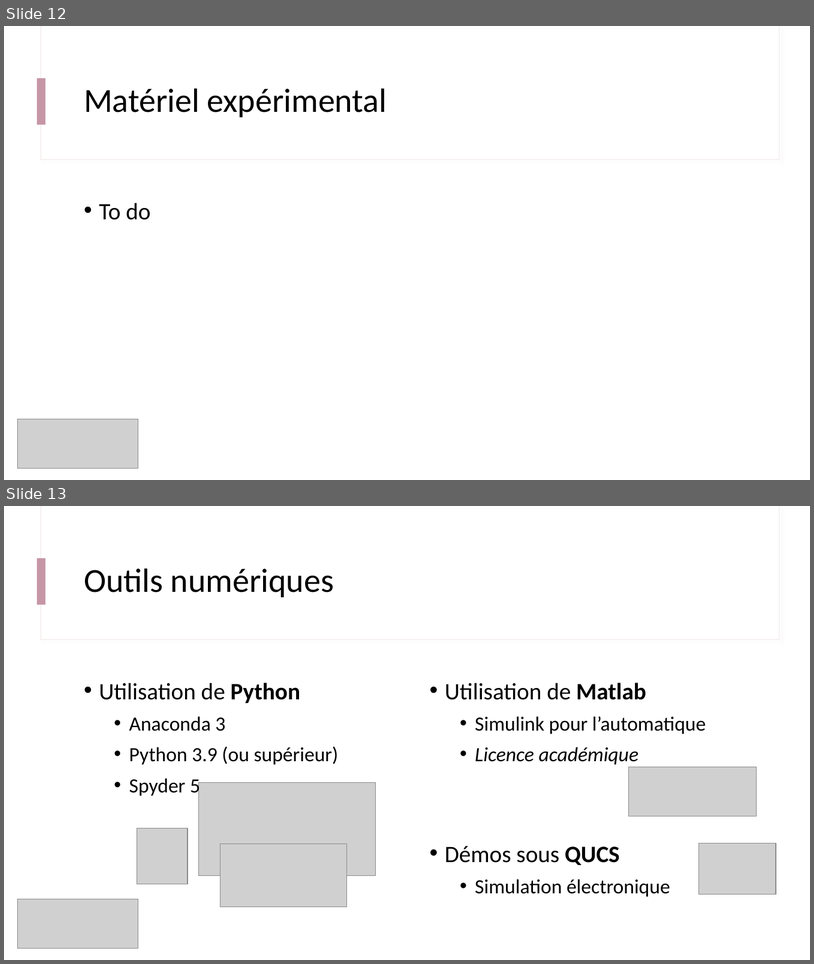
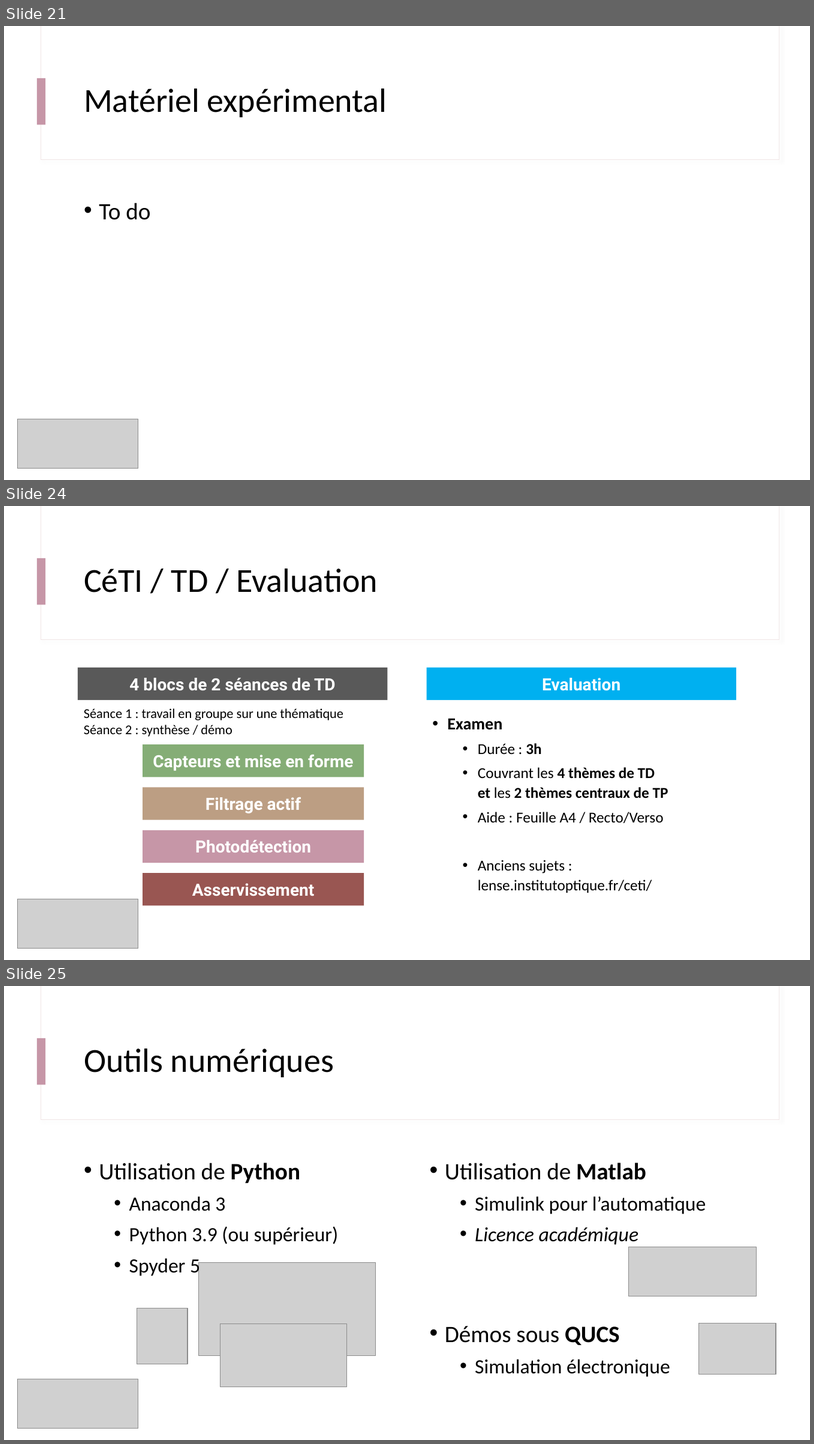
Before and after one commit to IOGS-Digital-Methods/semester-5, a slide deck: CeTI/b0_intro/B0_1_CeTI.pptx. Shown one above the other, each under a label of ours: slides 12 and 13 before the commit, slides 21, 24 and 25 after it; the slides between them are not shown. The pictures are 814x964 and 814x1444 pixels, drawn with LibreOffice and Linux fonts; fonts in the diff are those of the drawing; grey boxes stand for pictures. Boxes give left, top, right and bottom in pixels: in the first picture for what was removed or moved away, otherwise in the second. Text is boxed around its words. In the diff, an @@ line names an element or a change of style, - is before the commit and + after.

```diff
--- a/CeTI/b0_intro/B0_1_CeTI.pptx
+++ b/CeTI/b0_intro/B0_1_CeTI.pptx
@@ slide 24 added at [4, 506, 810, 960], background #FFFFFF; not listed: 3 template elements that a slide beside it also shows @@
@@ title added at [84, 568, 378, 592], 40 pt, text #000000 @@
+CéTI / TD / Evaluation
@@ rectangle added at [78, 667, 387, 700], fill #595959, 20 pt, text #FFFFFF, bold @@
+4 blocs de 2 séances de TD
@@ rectangle added at [427, 667, 737, 700], fill #00B0F0, 20 pt, text #FFFFFF, bold @@
+Evaluation
@@ text added at [84, 708, 344, 736], 16 pt, text #000000 @@
+Séance 1 : travail en groupe sur une thématique
+Séance 2 : synthèse / démo
@@ text added at [447, 718, 669, 892], 18 pt, text #000000 @@
+• Examen
+  • Durée : 3h
+  • Couvrant les 4 thèmes de TD
+    et les 2 thèmes centraux de TP
+  • Aide : Feuille A4 / Recto/Verso
+  • Anciens sujets : lense.institutoptique.fr/ceti/
@@ rectangle added at [143, 744, 364, 777], fill #85AD76, 20 pt, text #FFFFFF, bold @@
+Capteurs et mise en forme
@@ rectangle added at [143, 787, 364, 820], fill #BC9E83, 20 pt, text #FFFFFF, bold @@
+Filtrage actif
@@ rectangle added at [143, 830, 364, 863], fill #C696A7, 20 pt, text #FFFFFF, bold @@
+Photodétection
@@ rectangle added at [143, 873, 364, 905], fill #995652, 20 pt, text #FFFFFF, bold @@
+Asservissement
@@ picture added at [17, 898, 138, 948] @@
@@ what was slide 12 is now slide 21 @@
@@ what was slide 13 is now slide 25 @@
```
Also in this commit, not shown: 4 slides changed, 9 other slides added, 1 slide removed, 2 other files.
